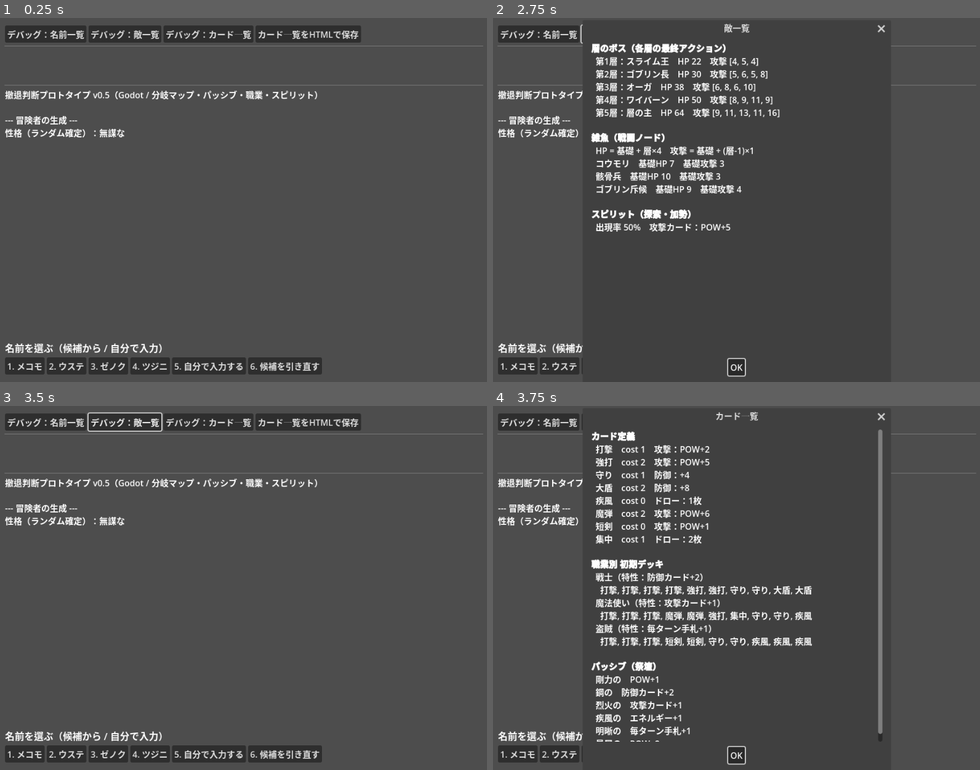
Above: before the commit, frames 1-4 (two rows, left to right).
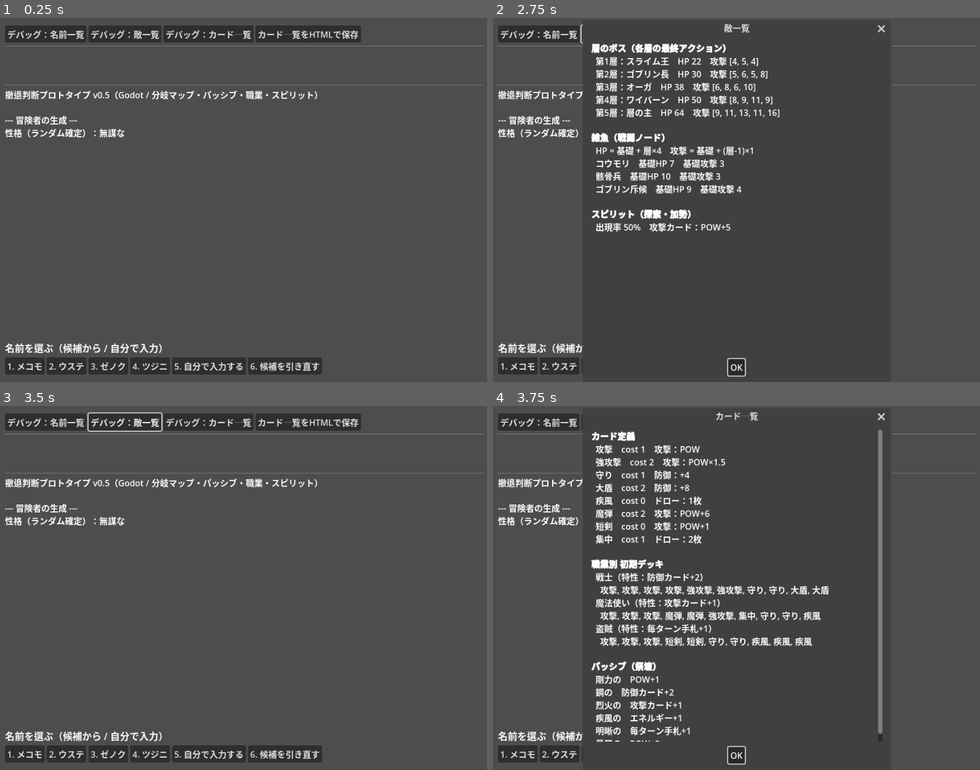
Above: after the commit, the same moments.

Repository: bakery48/rogue-lite
Game: Godot game, scene res://Main.tscn
Same seed, same stepped clock (60 frames per second), same inputs: the game is played once before the commit and once after it.
Inputs:
- Up to frame 1 (0.25 s): no input
- Up to frame 2 (2.75 s): click "デバッグ：名前一覧" at 0.5 s; click "OK" at 1.25 s; click "デバッグ：敵一覧" at 2 s
- Up to frame 3 (3.5 s): click "OK" at 2.75 s
- Up to frame 4 (3.75 s): click "デバッグ：カード一覧" at 3.5 s

Frames 1-3 are identical in both runs. In frame 4, 1.4% of the frame differs, in the area x 20-70%, y 10-66%.

Commit message:
攻撃カードを名称変更：打撃→攻撃(POW)、強打→強攻撃(POW×1.5)
- config.gd: CARDSに"打撃"の代わりに"攻撃"(value0,mult1.0=POWそのまま)、
  "強打"の代わりに"強攻撃"(value0,mult1.5=POW×1.5、四捨五入)を追加。
  他の攻撃カード(魔弾/短剣/スピリット)はmult省略=1.0で従来通りPOW+value
- 職業別デッキ(戦士/魔法使い/盗賊)のカード名を新名称に更新
- main.gd: 攻撃ダメージ計算を _card_damage(adv, c) に集約
  (POW×mult + value + attack_bonus、四捨五入)。戦闘中のダメージ処理・
  手札ボタンのプレビューがこれを参照
- 参照系(デバッグ一覧・HTML書き出し)は _attack_formula_text(c) で
  数値ではなく式("POW"/"POW×1.5"/"POW+6")を表示するよう統一
- godot/debug/card_reference.html を新名称・新数式で再生成

Godot 4.3 headless でPOW/attack_bonus込みの実ダメージ計算(3→3、
POW3の強攻撃→round(4.5)=5等)と、通しプレイでの表示・ログを確認。

Co-Authored-By: Claude Sonnet 5 <noreply@anthropic.com>
Claude-Session: https://claude.ai/code/session_0147rnBqQBugQv7SX3oL6rSs

Diff:
--- a/godot/config.gd
+++ b/godot/config.gd
@@ -20,12 +20,12 @@
 const HAND_SIZE := 5              # 毎ターン引く手札の枚数（職業/パッシブで増える）
 
 # カード定義。
-#   type "attack" … ダメージ = POW + value (+ 攻撃パッシブ)
+#   type "attack" … ダメージ = POW×mult(省略時1.0) + value (+ 攻撃パッシブ)
 #   type "block"  … 防御 = value (+ 防御パッシブ)
 #   type "draw"   … value 枚引く
 const CARDS := {
-	"打撃": {"cost": 1, "type": "attack", "value": 2},
-	"強打": {"cost": 2, "type": "attack", "value": 5},
+	"攻撃":   {"cost": 1, "type": "attack", "value": 0, "mult": 1.0},   # ダメージ = POW
+	"強攻撃": {"cost": 2, "type": "attack", "value": 0, "mult": 1.5},   # ダメージ = POW×1.5
 	"守り": {"cost": 1, "type": "block",  "value": 4},
 	"大盾": {"cost": 2, "type": "block",  "value": 8},
 	"疾風": {"cost": 0, "type": "draw",   "value": 1},
@@ -70,15 +70,15 @@
 	{"name": "戦士", "hp_mod": 5, "pow_mod": 0,
 	 "block_bonus": 2, "attack_bonus": 0, "draw_bonus": 0, "energy_bonus": 0,
 	 "trait": "防御カード+2", "deck": [
-		"打撃", "打撃", "打撃", "打撃", "強打", "強打", "守り", "守り", "大盾", "大盾"]},
+		"攻撃", "攻撃", "攻撃", "攻撃", "強攻撃", "強攻撃", "守り", "守り", "大盾", "大盾"]},
 	{"name": "魔法使い", "hp_mod": -5, "pow_mod": 1,
 	 "block_bonus": 0, "attack_bonus": 1, "draw_bonus": 0, "energy_bonus": 0,
 	 "trait": "攻撃カード+1", "deck": [
-		"打撃", "打撃", "打撃", "魔弾", "魔弾", "強打", "集中", "守り", "守り", "疾風"]},
+		"攻撃", "攻撃", "攻撃", "魔弾", "魔弾", "強攻撃", "集中", "守り", "守り", "疾風"]},
 	{"name": "盗賊", "hp_mod": 0, "pow_mod": 0,
 	 "block_bonus": 0, "attack_bonus": 0, "draw_bonus": 1, "energy_bonus": 0,
 	 "trait": "毎ターン手札+1", "deck": [
-		"打撃", "打撃", "打撃", "短剣", "短剣", "守り", "守り", "疾風", "疾風", "疾風"]},
+		"攻撃", "攻撃", "攻撃", "短剣", "短剣", "守り", "守り", "疾風", "疾風", "疾風"]},
 ]
 
 # ---- 性格 ----
--- a/godot/main.gd
+++ b/godot/main.gd
@@ -184,7 +184,7 @@
 		var c = Cfg.CARDS[cn]
 		var desc := ""
 		match c.type:
-			"attack": desc = "攻撃：POW+%d" % c.value
+			"attack": desc = "攻撃：%s" % _attack_formula_text(c)
 			"block":  desc = "防御：+%d" % c.value
 			"draw":   desc = "ドロー：%d枚" % c.value
 		text += "  %s　cost %d　%s\n" % [cn, c.cost, desc]
@@ -213,10 +213,35 @@
 
 func _card_effect_text(c: Dictionary) -> String:
 	match c.type:
-		"attack": return "POW+%d" % c.value
+		"attack": return _attack_formula_text(c)
 		"block":  return str(c.value)
 		"draw":   return "%d枚" % c.value
 	return ""
+
+
+# 攻撃カードの計算式（数値ではなく式として表示。参照系で使う）
+func _attack_formula_text(c: Dictionary) -> String:
+	var mult: float = c.get("mult", 1.0)
+	var parts := []
+	if mult == 1.0:
+		parts.append("POW")
+	else:
+		parts.append("POW×%s" % _fmt_mult(mult))
+	if int(c.value) != 0:
+		parts.append("+%d" % int(c.value))
+	return "".join(parts)
+
+
+func _fmt_mult(mult: float) -> String:
+	if mult == floor(mult):
+		return str(int(mult))
+	return str(mult)
+
+
+# 攻撃カードの実ダメージ（POW×mult + value + attack_bonus、四捨五入）
+func _card_damage(adv: Dictionary, c: Dictionary) -> int:
+	var mult: float = c.get("mult", 1.0)
+	return int(round(adv.pow * mult)) + int(c.value) + adv.attack_bonus
 
 
 func _count_deck(deck: Array) -> Dictionary:
@@ -573,7 +598,7 @@
 			hand.remove_at(idx)
 			match c.type:
 				"attack":
-					var dmg = adv.pow + c.value + adv.attack_bonus
+					var dmg = _card_damage(adv, c)
 					enemy.hp -= dmg
 					log_line("  ▶ %s：%d ダメージ（敵HP %d）" % [cn, dmg, max(enemy.hp, 0)])
 				"block":
@@ -625,7 +650,7 @@
 	var desc := ""
 	match c.type:
 		"attack":
-			desc = "攻撃 %d" % (adv.pow + c.value + adv.attack_bonus)
+			desc = "攻撃 %d" % _card_damage(adv, c)
 		"block":
 			desc = "防御 %d" % (c.value + adv.block_bonus)
 		"draw":
Not shown, changed: godot/debug/card_reference.html
